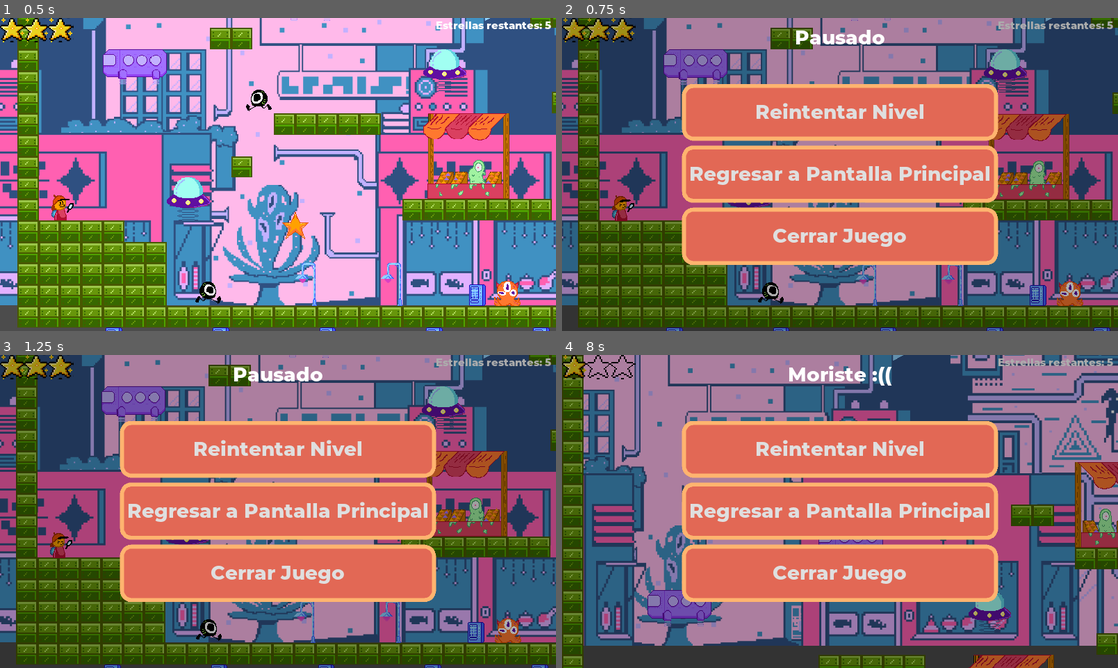
Above: before the commit, frames 1-4 (two rows, left to right).
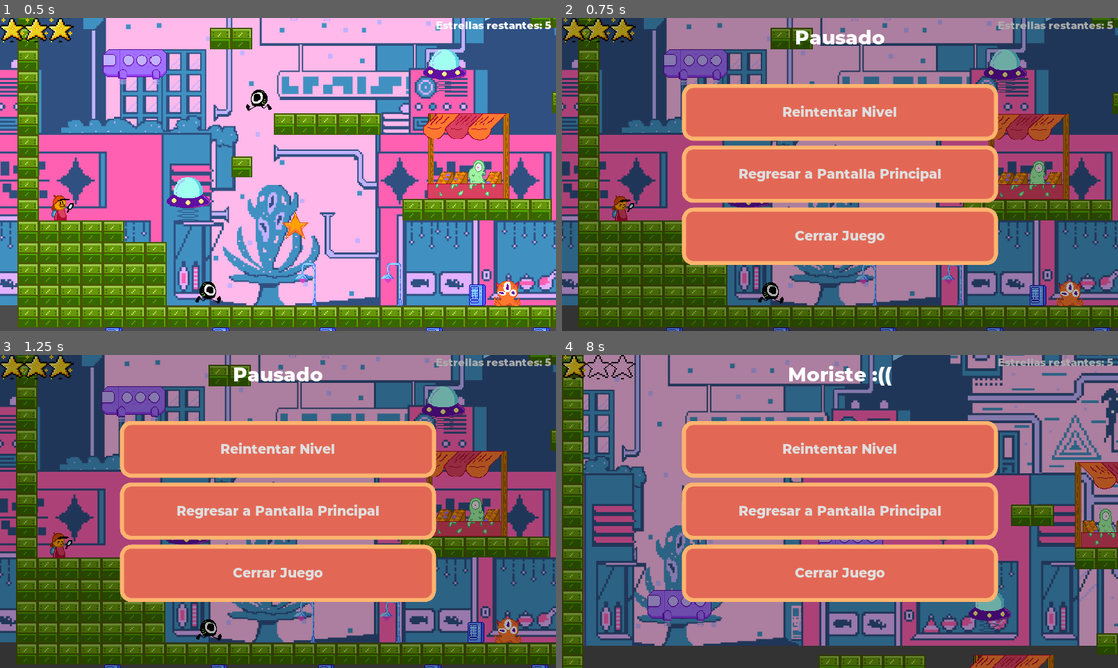
Above: after the commit, the same moments.

Repository: Six-Moons/GGJ21
Game: Godot game, scene res://src/Levels/Vale 2.tscn
Same seed, same stepped clock (60 frames per second), same inputs: the game is played once before the commit and once after it. This scene is started directly instead of the project's main scene.
Inputs:
- Up to frame 1 (0.5 s): no input
- Up to frame 2 (0.75 s): tap Enter (pause) at 0.5 s; hold D (move_right) from 0.53 s (still down)
- Up to frame 3 (1.25 s): keep holding D (move_right); tap W (jump) at 0.77 s
- Up to frame 4 (8 s): release D (move_right) at 1.25 s; click "Reintentar Nivel" at 1.25 s; hold D (move_right) 2.03-2.78 s; tap W (jump) at 2.27, 3.77, 4.52, 5.27, 6.77, 7.52 s; hold A (move_left) 2.78-3.53 s; hold D (move_right) 3.53-5.03 s; hold A (move_left) 5.03-5.78 s; hold D (move_right) 5.78-6.53 s; hold A (move_left) from 6.53 s (still down)

Frame 1 is identical in both runs. In frame 2, 2.6% of the frame differs, in the area x 23-77%, y 27-74%; in frame 3, 2.6%; in frame 4, 2.6%.

Commit message:
Added Credits scences

Diff:
--- /dev/null
+++ b/assets/font_text.tres
@@ -0,0 +1,9 @@
+[gd_resource type="DynamicFont" load_steps=2 format=2]
+
+[ext_resource path="res://assets/montserrat_extrabold.otf" type="DynamicFontData" id=1]
+
+[resource]
+size = 20
+use_mipmaps = true
+use_filter = true
+font_data = ExtResource( 1 )
--- /dev/null
+++ b/src/Screens/Credits.tscn
@@ -0,0 +1,80 @@
+[gd_scene load_steps=5 format=2]
+
+[ext_resource path="res://assets/font_text.tres" type="DynamicFont" id=1]
+[ext_resource path="res://src/UserInterface/Title.tscn" type="PackedScene" id=2]
+[ext_resource path="res://src/Screens/Background.tscn" type="PackedScene" id=3]
+[ext_resource path="res://src/UserInterface/SceneChangeButton.tscn" type="PackedScene" id=4]
+
+[node name="Credits" type="Control"]
+anchor_right = 1.0
+anchor_bottom = 1.0
+__meta__ = {
+"_edit_use_anchors_": false
+}
+
+[node name="Background" parent="." instance=ExtResource( 3 )]
+
+[node name="ColorRect" type="ColorRect" parent="."]
+anchor_left = 0.5
+anchor_top = 0.5
+anchor_right = 0.5
+anchor_bottom = 0.5
+margin_left = -301.0
+margin_top = -115.0
+margin_right = 293.0
+margin_bottom = 102.0
+color = Color( 0, 0, 0, 0.423529 )
+__meta__ = {
+"_edit_use_anchors_": false
+}
+
+[node name="Title" parent="." instance=ExtResource( 2 )]
+margin_bottom = 86.0
+text = "Creditos"
+
+[node name="Team" type="RichTextLabel" parent="."]
+anchor_left = 0.5
+anchor_top = 0.5
+anchor_right = 0.5
+anchor_bottom = 0.5
+margin_left = -285.5
+margin_top = -99.0
+margin_right = 285.5
+margin_bottom = 99.0
+custom_fonts/normal_font = ExtResource( 1 )
+bbcode_text = "- Alejandra García: Programación y diseño de niveles
+- Alejandro Ortiz: Programación
+- Esaú Acuña: Arte
+- José Luis Flores: Narrativa y programación
+- Juan Francisco Barrón: Diseño
+- Nina Sepúlveda: Arte y Diseño
+- Valeria Lartigue: Arte y Diseño de niveles"
+text = "- Alejandra García: Programación y diseño de niveles
+- Alejandro Ortiz: Programación
+- Esaú Acuña: Arte
+- José Luis Flores: Narrativa y programación
+- Juan Francisco Barrón: Diseño
+- Nina Sepúlveda: Arte y Diseño
+- Valeria Lartigue: Arte y Diseño de niveles"
+__meta__ = {
+"_edit_use_anchors_": false
+}
+
+[node name="VBoxContainer" type="VBoxContainer" parent="."]
+anchor_left = 0.5
+anchor_top = 1.0
+anchor_right = 0.5
+anchor_bottom = 1.0
+margin_left = -235.0
+margin_top = -80.0
+margin_right = 235.0
+margin_bottom = -30.0
+__meta__ = {
+"_edit_use_anchors_": false
+}
+
+[node name="SceneChangeButton" parent="VBoxContainer" instance=ExtResource( 4 )]
+margin_right = 470.0
+margin_bottom = 50.0
+text = "Regresar a pantalla principal"
+next_scene_path = "res://src/Screens/MainScreen.tscn"
--- a/src/Screens/EndScreen.tscn
+++ b/src/Screens/EndScreen.tscn
@@ -29,14 +29,24 @@
 margin_top = -75.0
 margin_right = 180.0
 margin_bottom = 79.0
+__meta__ = {
+"_edit_use_anchors_": false
+}
 
 [node name="PlayButton" parent="Menu" instance=ExtResource( 5 )]
 margin_right = 360.0
-margin_bottom = 73.0
+margin_bottom = 46.0
 text = "Jugar de Nuevo"
 next_scene_path = "res://src/Screens/MainScreen.tscn"
 
 [node name="QuitButton" parent="Menu" instance=ExtResource( 7 )]
-margin_top = 81.0
+margin_top = 54.0
+margin_right = 360.0
+margin_bottom = 100.0
+
+[node name="CreditsButton" parent="Menu" instance=ExtResource( 5 )]
+margin_top = 108.0
 margin_right = 360.0
 margin_bottom = 154.0
+text = "Ver Créditos"
+next_scene_path = "res://src/Screens/Credits.tscn"
--- a/src/UserInterface/Buttons/QuitButton.tscn
+++ b/src/UserInterface/Buttons/QuitButton.tscn
@@ -1,13 +1,15 @@
-[gd_scene load_steps=3 format=2]
+[gd_scene load_steps=4 format=2]
 
 [ext_resource path="res://src/UserInterface/Buttons/QuitButton.gd" type="Script" id=1]
-[ext_resource path="res://assets/font_title.tres" type="DynamicFont" id=2]
+[ext_resource path="res://assets/font_text.tres" type="DynamicFont" id=2]
+[ext_resource path="res://assets/ui_theme.tres" type="Theme" id=3]
 
 [node name="QuitButton" type="Button"]
 margin_right = 230.0
 margin_bottom = 40.0
 size_flags_horizontal = 3
 size_flags_vertical = 3
+theme = ExtResource( 3 )
 custom_fonts/font = ExtResource( 2 )
 text = "Cerrar Juego"
 script = ExtResource( 1 )
--- a/src/UserInterface/Buttons/RetryButton.tscn
+++ b/src/UserInterface/Buttons/RetryButton.tscn
@@ -1,13 +1,15 @@
-[gd_scene load_steps=3 format=2]
+[gd_scene load_steps=4 format=2]
 
 [ext_resource path="res://src/UserInterface/Buttons/RetryButton.gd" type="Script" id=1]
-[ext_resource path="res://assets/font_title.tres" type="DynamicFont" id=2]
+[ext_resource path="res://assets/font_text.tres" type="DynamicFont" id=2]
+[ext_resource path="res://assets/ui_theme.tres" type="Theme" id=3]
 
 [node name="RetryButton" type="Button"]
 margin_right = 274.0
 margin_bottom = 87.0
 size_flags_horizontal = 3
 size_flags_vertical = 3
+theme = ExtResource( 3 )
 custom_fonts/font = ExtResource( 2 )
 text = "Reintentar Nivel"
 script = ExtResource( 1 )
--- a/src/UserInterface/SceneChangeButton.tscn
+++ b/src/UserInterface/SceneChangeButton.tscn
@@ -1,13 +1,15 @@
-[gd_scene load_steps=3 format=2]
+[gd_scene load_steps=4 format=2]
 
 [ext_resource path="res://src/UserInterface/SceneChangeButton.gd" type="Script" id=1]
-[ext_resource path="res://assets/font_title.tres" type="DynamicFont" id=2]
+[ext_resource path="res://assets/font_text.tres" type="DynamicFont" id=2]
+[ext_resource path="res://assets/ui_theme.tres" type="Theme" id=3]
 
 [node name="SceneChangeButton" type="Button"]
 margin_right = 150.0
 margin_bottom = 20.0
 size_flags_horizontal = 3
 size_flags_vertical = 3
+theme = ExtResource( 3 )
 custom_fonts/font = ExtResource( 2 )
 script = ExtResource( 1 )
 __meta__ = {
